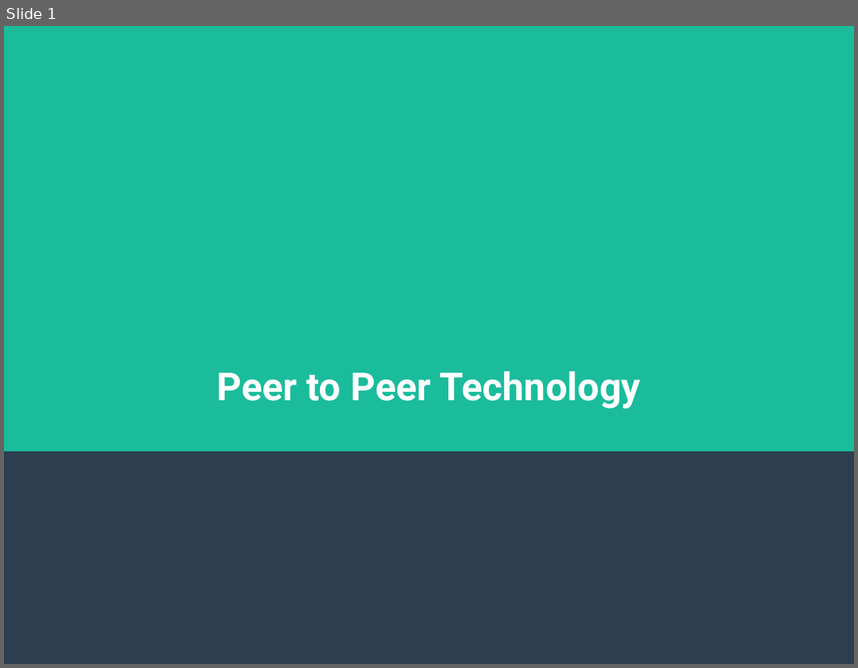
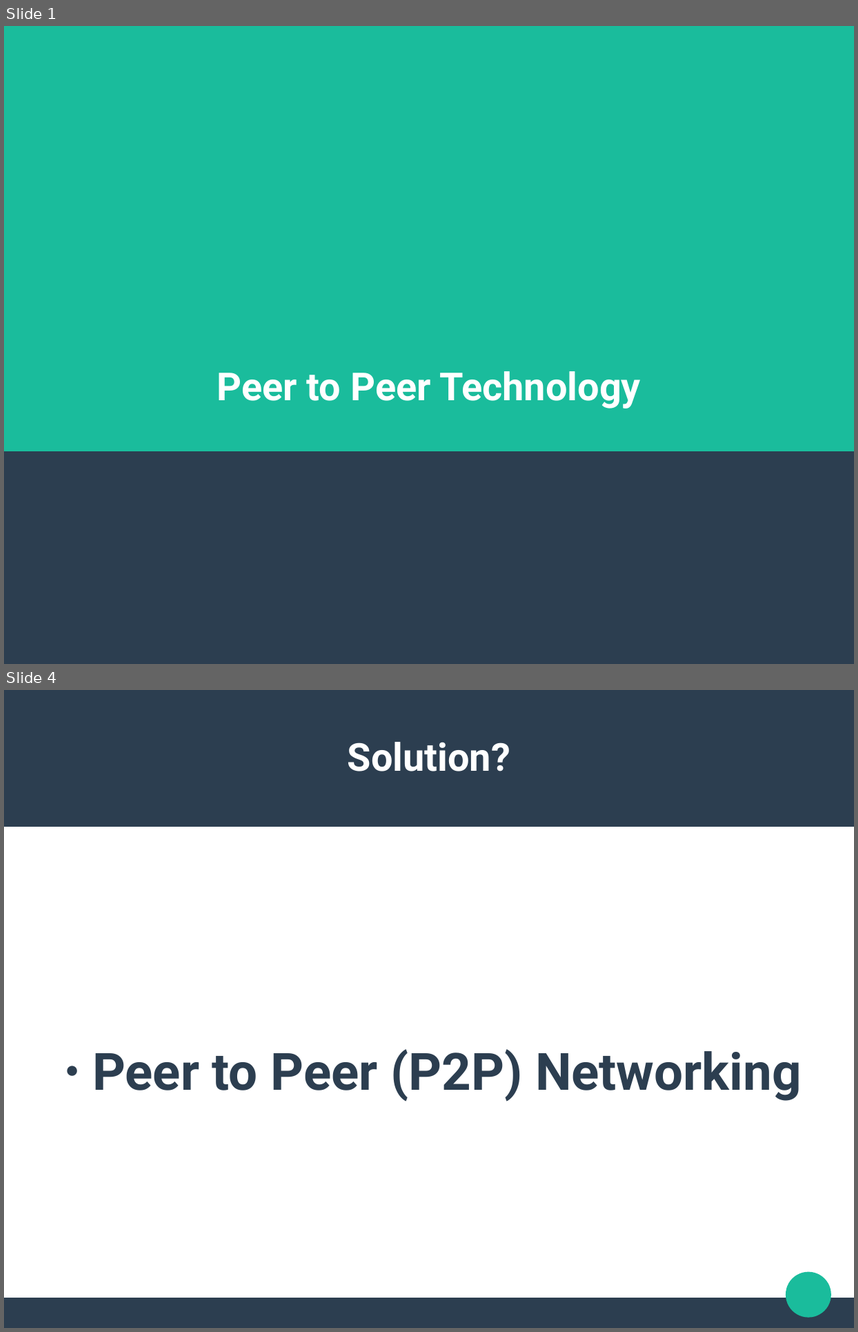
Before and after one commit to ishanjoshi02/TeSeminar, a slide deck: Presentation/Neeraj/Presentation.pptx. Shown one above the other, each under a label of ours: slide 1 before the commit, slides 1 and 4 after it; the slides between them are not shown. The pictures are 858x668 and 858x1332 pixels, drawn with LibreOffice and Linux fonts; fonts in the diff are those of the drawing. Boxes give left, top, right and bottom in pixels: in the first picture for what was removed or moved away, otherwise in the second. Text is boxed around its words. In the diff, an @@ line names an element or a change of style, - is before the commit and + after.

```diff
--- a/Presentation/Neeraj/Presentation.pptx
+++ b/Presentation/Neeraj/Presentation.pptx
@@ slide 4 added at [4,690,854,1328], background #FFFFFF @@
@@ rectangle added at [4,690,854,827], fill #2C3E50 @@
@@ text added at [348,742,510,771], 36 pt, text #FFFFFF, bold @@
+Solution?
@@ text added at [92,1049,802,1101], 48 pt, text #2C3E50, bold @@
+● Peer to Peer (P2P) Networking
@@ ellipse added at [786,1272,832,1317], fill #1ABC9C @@
@@ rectangle added at [4,1297,854,1327], fill #2C3E50 @@
```
Also in this commit, not shown: 1 slide changed, 3 other slides added, 3 other files.
